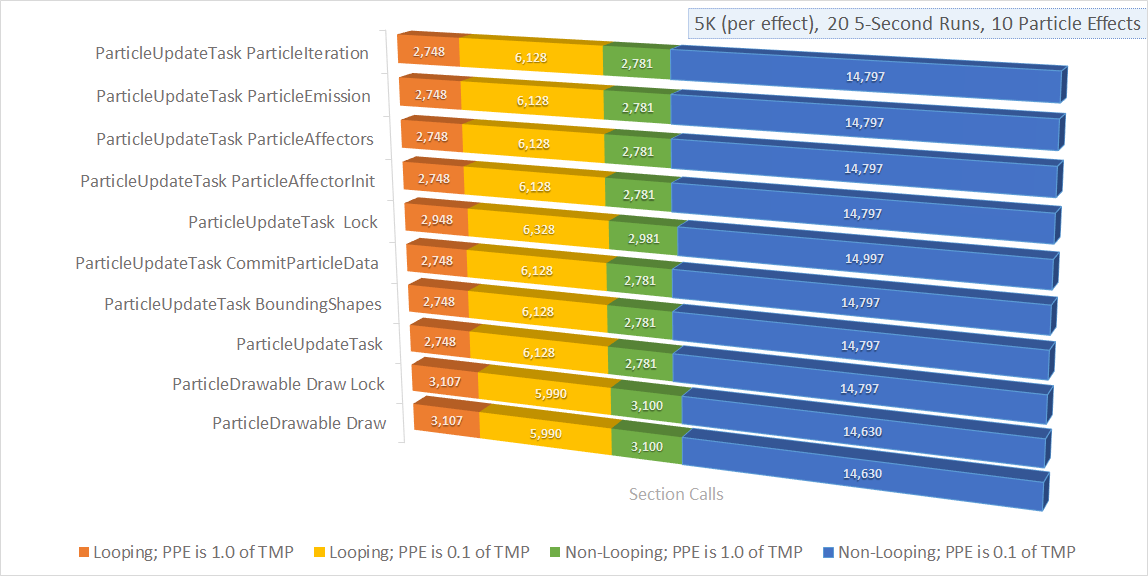
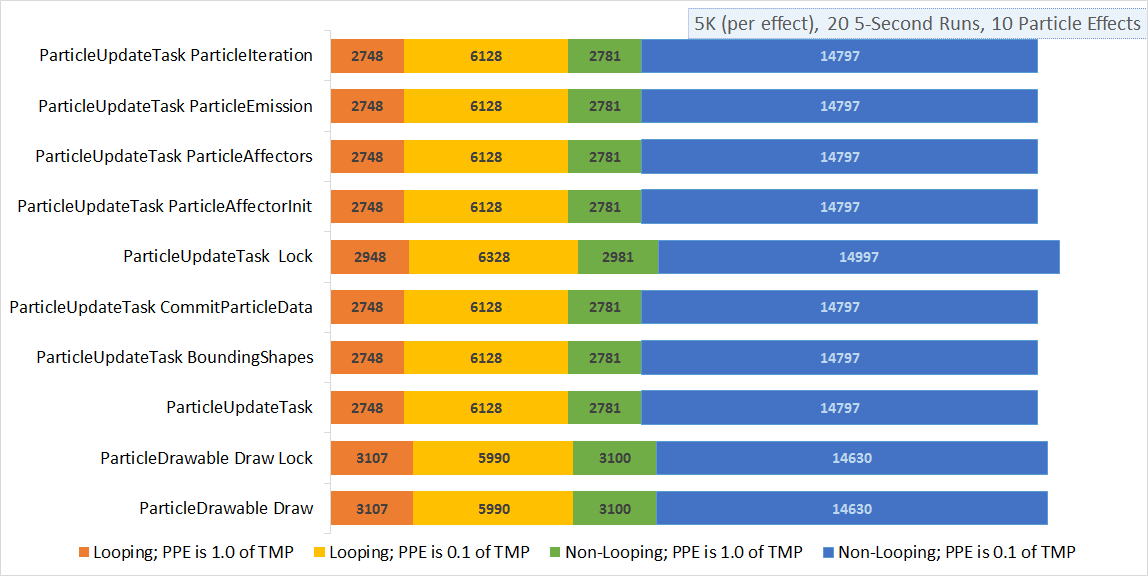
Revision of a layered 1148px x 576px image; what changed, layer by layer:
added layer "Layer 4" above "Layer 3" over [left=10, top=29, right=1076, bottom=561]
